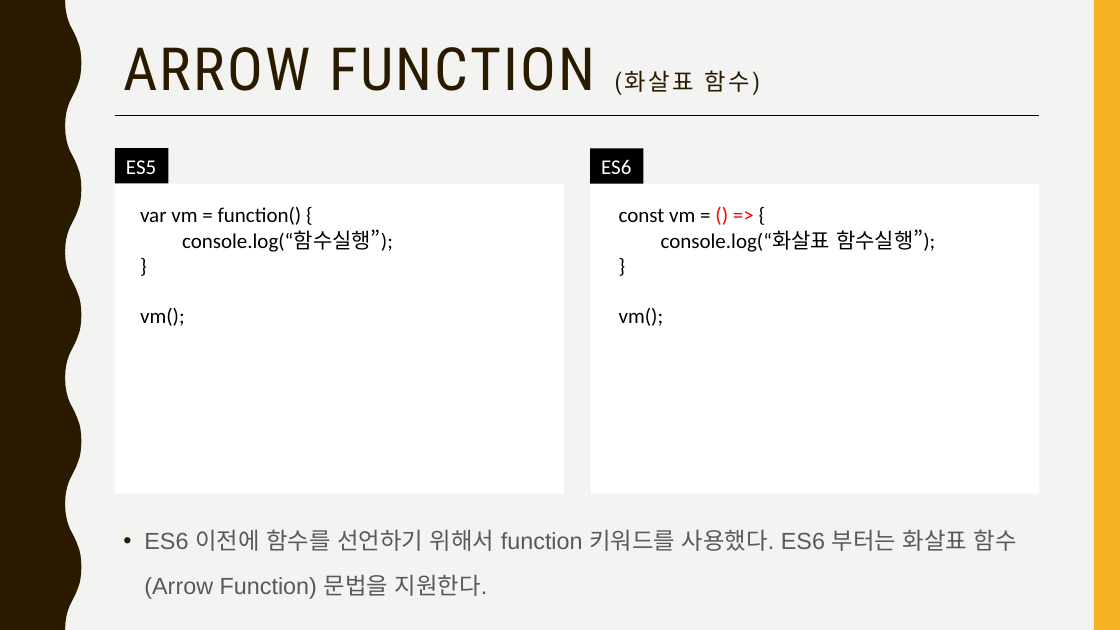
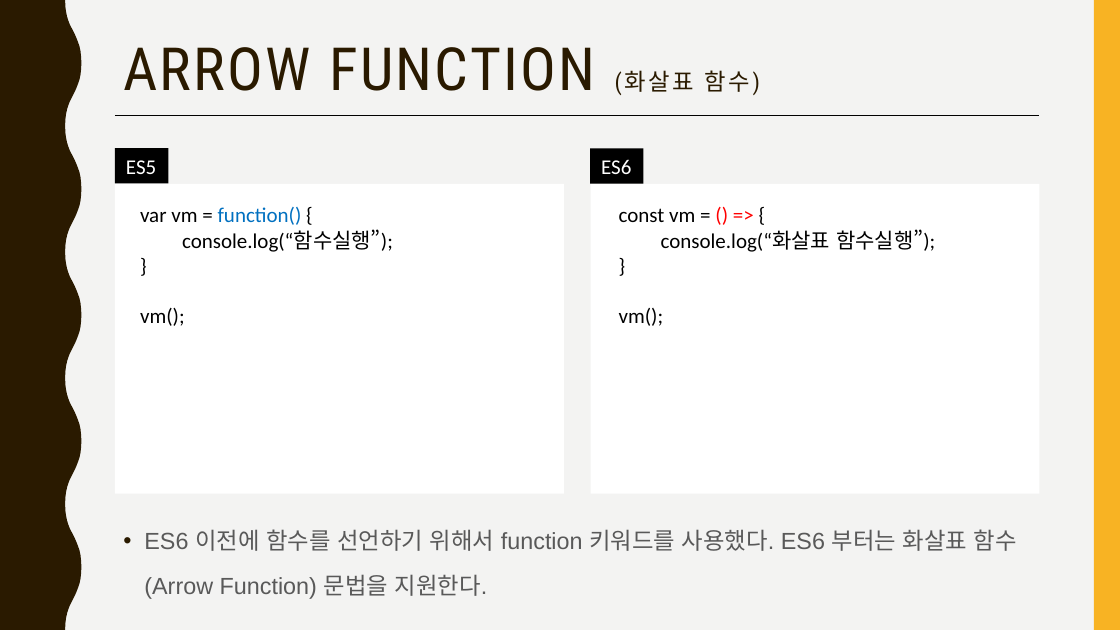
Before and after one commit to jangmang/ECMAScript6-ECMAScript201-, a slide deck: slide 7 of ES6.pptx. Drawn at 1120x630 pixels with LibreOffice and Linux fonts; fonts in the diff are those of the drawing. Boxes give left, top, right and bottom in pixels: in the first picture for what was removed or moved away, otherwise in the second. Text is boxed around its words. In the diff, an @@ line names an element or a change of style, - is before the commit and + after.

```diff
--- a/ES6.pptx
+++ b/ES6.pptx
@@ text at (140,207,302,225): text colour #000000 to #0070C0 in "function()" @@
```
Also in this commit, not shown: 10 other slides changed, 5 slides added, 7 other files.
